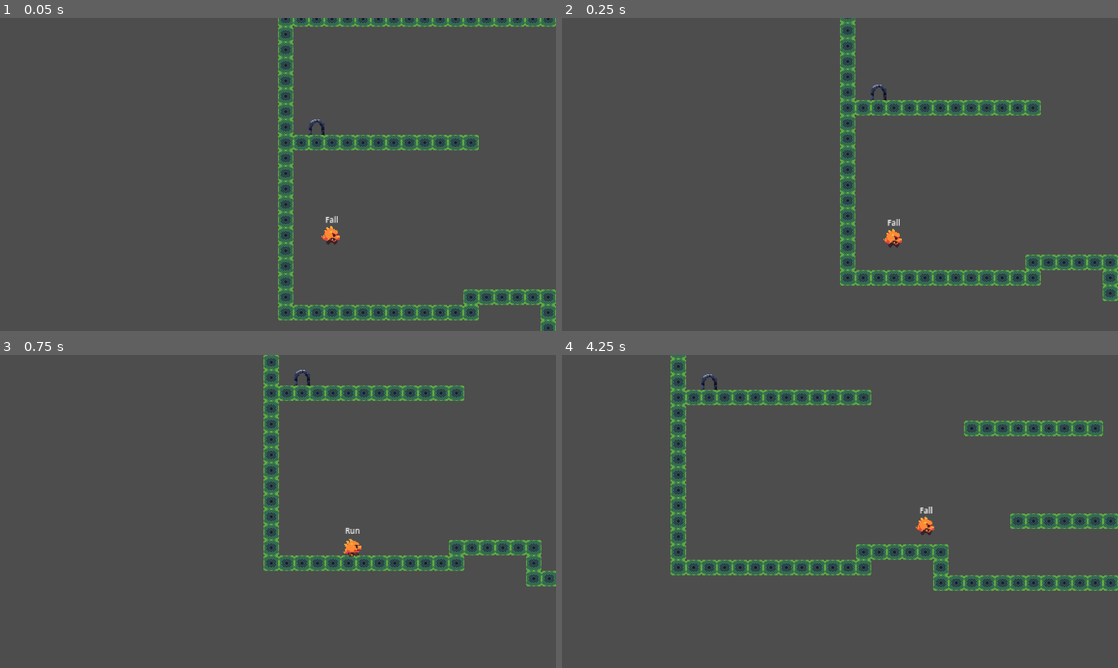
Above: before the commit, frames 1-4 (two rows, left to right).
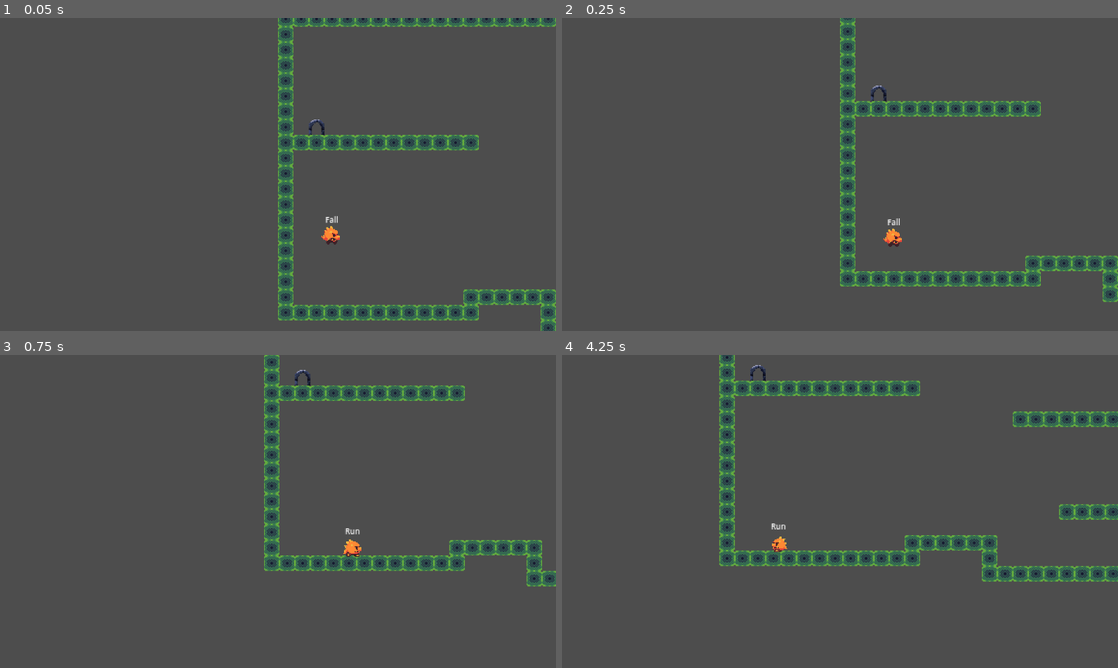
Above: after the commit, the same moments.

Repository: 2BytesGoat/ENV-DragonJump
Game: Godot game, scene res://main.tscn
Two runs of this game, one before a commit and one after it. Both use one fixed random seed, a clock stepped at 60 frames per second and the inputs below.
Inputs:
- Up to frame 1 (0.05 s): no input
- Up to frame 2 (0.25 s): no input
- Up to frame 3 (0.75 s): tap Enter (ui_accept) at 0.5 s; hold Enter (ui_accept) from 0.53 s (still down)
- Up to frame 4 (4.25 s): release Enter (ui_accept) at 1.28 s; tap Enter (ui_accept) at 1.35, 1.52, 1.82, 2.85, 3.02, 3.32 s; hold Enter (ui_accept) 2.03-2.78 s; hold Enter (ui_accept) from 3.53 s (still down)

Frame 1 is identical in both runs. In frame 2, 3.7% of the frame differs, in the area x 50-100%, y 0-91%; in frame 3, 1.6%; in frame 4, 15%, in the area x 19-100%, y 0-76%.
Error after the commit: Parse Error: Could not find base class "AIController2D". (res://src/player/PlayerAIController2D.gd:1)

Commit message:
added starter code for dragon jump ai

Diff:
--- a/project.godot
+++ b/project.godot
@@ -23,5 +23,4 @@
 [rendering]
 
 textures/canvas_textures/default_texture_filter=0
-renderer/rendering_method="gl_compatibility"
-renderer/rendering_method.mobile="gl_compatibility"
+textures/vram_compression/import_etc2_astc=true
--- a/src/player/Player.gd
+++ b/src/player/Player.gd
@@ -7,6 +7,7 @@
 @onready var animation_player = $AnimationPlayer
 @onready var sprite = $Sprite2D
 @onready var state_label = $StateLabel
+@onready var ai_controller = $AIController2D
 
 var modifiers = {}
 var started_walking = false
@@ -14,7 +15,18 @@
 var facing_direction = 1 # 1 is RIGHT -1 is LEFT
 var x_strength = 0
 var y_strength = 0
+var jump_action = false
+var player_jump_action = false
 
+
+func _ready() -> void:
+	ai_controller.init(self)
+
+func _input(event: InputEvent) -> void:
+	if event.is_action_pressed("ui_accept"):
+		player_jump_action = true
+	elif event.is_action_released("ui_accept"):
+		player_jump_action = false
 
 func _physics_process(delta: float) -> void:
 	var target_speed = Vector2(x_strength * facing_direction, y_strength) * MAX_SPEED
@@ -28,8 +40,24 @@
 
 	state_label.text = $StateMachine.state.name
 
+func get_jump_action() -> bool:
+	if ai_controller.heuristic == "model":
+		if ai_controller.done:
+			jump_action = false
+		return jump_action
+
+	return player_jump_action
+
+func set_jump_action(action: bool) -> void:
+	# it should only affect the player such that
+	# the character doesn't bunny hop whenever it touches the floor
+	player_jump_action = action
+
 func update_sprite_facing_direction() -> void:
 	sprite.scale.x = facing_direction
 
 func play_animation(animation_name: String) -> void:
 	animation_player.play(animation_name)
+
+func game_over() -> void:
+	pass
--- /dev/null
+++ b/src/player/PlayerAIController2D.gd
@@ -0,0 +1,55 @@
+extends AIController2D
+
+
+func _physics_process(_delta):
+	n_steps += 1
+	if n_steps >= reset_after:
+		done = true
+		needs_reset = true
+
+	if needs_reset:
+		_player.game_over()
+
+func get_obs():
+	var goal_distance = 0.0
+	var goal_position = Vector3.ZERO
+	if _player.next == 0:
+		goal_distance = _player.position.distance_to(_player.first_jump_pad.position)
+		goal_position = _player.first_jump_pad.global_position
+
+	if _player.next == 1:
+		goal_distance = _player.position.distance_to(_player.second_jump_pad.position)
+		goal_position = _player.second_jump_pad.global_position
+
+
+	var goal_vector = _player.to_local(goal_position).normalized()
+
+	goal_distance = clamp(goal_distance, 0.0, 20.0)
+	var obs = []
+	obs.append_array(
+		[
+			_player.move_vec.x / _player.MOVE_SPEED,
+			_player.move_vec.y / _player.MAX_FALL_SPEED,
+			_player.move_vec.z / _player.MOVE_SPEED
+		]
+	)
+	obs.append_array([goal_distance / 20.0, goal_vector.x, goal_vector.y, goal_vector.z])
+	obs.append(_player.grounded)
+	obs.append_array(_player.raycast_sensor.get_observation())
+
+	return {
+		"obs": obs,
+	}
+
+func set_action(action):
+	_player.jump_action = action["jump"][0] > 0
+
+func get_action_space():
+	return {
+		"jump": {"size": 1, "action_type": "continuous"},
+	}
+
+func get_reward():
+	var current_reward = reward
+	reward = 0  # reset the reward to zero checked every decision step
+	return current_reward
--- a/src/player/Walled.gd
+++ b/src/player/Walled.gd
@@ -15,11 +15,6 @@
 	owner.modifiers["walled"] = {"velocity": Vector2(-0.01, 1)}
 	owner.play_animation(self.name)
 
-
-func handle_input(event: InputEvent) -> void:
-	if event.is_action_pressed("ui_accept"):
-		state_machine.transition_to("Jump")
-
 func physics_update(delta: float) -> void:
 	time = min(time + delta, 1)
 	owner.y_strength = y_curve.sample(time)
@@ -29,6 +24,8 @@
 		state_machine.transition_to("Idle")
 	elif not owner.is_on_wall():
 		state_machine.transition_to("Fall")
+	elif owner.get_jump_action():
+		state_machine.transition_to("Jump")
 
 func exit() -> void:
 	owner.x_strength = 0
--- a/src/player/player.tscn
+++ b/src/player/player.tscn
@@ -8,6 +8,7 @@
 [ext_resource type="Script" path="res://src/player/states/Jump.gd" id="6_06vee"]
 [ext_resource type="Script" path="res://src/player/states/Fall.gd" id="7_lbbdt"]
 [ext_resource type="Script" path="res://src/player/Walled.gd" id="8_si0im"]
+[ext_resource type="Script" path="res://src/player/PlayerAIController2D.gd" id="9_7xpes"]
 
 [sub_resource type="RectangleShape2D" id="RectangleShape2D_7b4j3"]
 size = Vector2(16, 16)
@@ -129,13 +130,13 @@
 point_count = 2
 
 [sub_resource type="Curve" id="Curve_8pxgt"]
-_data = [Vector2(0, 0), 0.0, 0.0, 0, 0, Vector2(0.0841584, 1), 0.0, 0.0, 0, 0]
+_data = [Vector2(0, 0), 0.0, 0.0, 0, 0, Vector2(0.0990712, 1), 0.0, 0.0, 0, 0]
 point_count = 2
 
 [sub_resource type="Curve" id="Curve_rp7d2"]
 min_value = -1.5
 max_value = 0.0
-_data = [Vector2(0, -1.3), 0.0, 0.0, 0, 0, Vector2(0.674923, 0), 0.0, 0.0, 0, 0]
+_data = [Vector2(0, -1.25), 0.0, 0.0, 0, 0, Vector2(0.674923, 0), 0.0, 0.0, 0, 0]
 point_count = 2
 
 [sub_resource type="Curve" id="Curve_6p0vx"]
@@ -196,6 +197,9 @@
 [node name="Walled" type="Node" parent="StateMachine"]
 script = ExtResource("8_si0im")
 y_curve = SubResource("Curve_6p0vx")
+
+[node name="AIController2D" type="Node2D" parent="."]
+script = ExtResource("9_7xpes")
 
 [node name="Camera2D" type="Camera2D" parent="."]
 zoom = Vector2(2, 2)
--- a/src/player/states/Idle.gd
+++ b/src/player/states/Idle.gd
@@ -14,6 +14,8 @@
 		state_machine.transition_to("Run")
 
 func handle_input(event: InputEvent) -> void:
+	if owner.started_walking:
+		return
 	if event.is_action_pressed("ui_accept"):
 		owner.started_walking = true
 		state_machine.transition_to("Run")
--- a/src/player/states/Jump.gd
+++ b/src/player/states/Jump.gd
@@ -16,22 +16,23 @@
 	owner.play_animation(self.name)
 	jump_timer.start()
 
-func handle_input(event: InputEvent) -> void:
-	if event.is_action_released("ui_accept"):
-		jump_timer.stop()
-		_on_jump_timer_timeout()
+func physics_update(delta: float) -> void:
+	time = min(time + delta, 1)
+	owner.y_strength = y_curve.sample(time)
 
-func physics_update(delta: float) -> void:
 	if owner.is_on_wall():
 		was_on_wall = true
 	if was_on_wall and not owner.is_on_wall() and time == 1:
 		jump_timer.stop()
 		state_machine.transition_to("Run")
-	time = min(time + delta, 1)
-	owner.y_strength = y_curve.sample(time)
+
+	if not owner.get_jump_action():
+		jump_timer.stop()
+		_on_jump_timer_timeout()
 
 func _on_jump_timer_timeout() -> void:
 	if owner.is_on_wall():
 		state_machine.transition_to("Walled")
 	else:
 		state_machine.transition_to("Fall")
+	owner.set_jump_action(false)
--- a/src/player/states/Run.gd
+++ b/src/player/states/Run.gd
@@ -11,11 +11,6 @@
 	owner.x_strength = x_curve.sample(time)
 	owner.play_animation(self.name)
 
-func handle_input(event: InputEvent) -> void:
-	if event.is_action_pressed("ui_accept"):
-		coyotee_timer.stop()
-		state_machine.transition_to("Jump")
-
 func physics_update(delta: float) -> void:
 	time = min(time + delta, 1)
 	owner.x_strength = x_curve.sample(time)
@@ -25,5 +20,9 @@
 		time = 0.0
 		owner.facing_direction *= -1
 
+	if owner.get_jump_action():
+		coyotee_timer.stop()
+		state_machine.transition_to("Jump")
+
 func _on_coyotee_timer_timeout() -> void:
 	state_machine.transition_to("Fall")
--- a/src/scenes/exit.tscn
+++ b/src/scenes/exit.tscn
@@ -6,7 +6,15 @@
 atlas = ExtResource("1_83308")
 region = Rect2(16, 16, 16, 16)
 
+[sub_resource type="RectangleShape2D" id="RectangleShape2D_lqm6i"]
+size = Vector2(16, 16)
+
 [node name="Exit" type="Node2D"]
 
 [node name="Tileset" type="Sprite2D" parent="."]
 texture = SubResource("AtlasTexture_eb3hs")
+
+[node name="Area2D" type="Area2D" parent="."]
+
+[node name="CollisionShape2D" type="CollisionShape2D" parent="Area2D"]
+shape = SubResource("RectangleShape2D_lqm6i")
Not shown, added: export_presets.cfg
Not shown: 1 places in src/player/player.tscn that only renumber resources
Not shown: 1 places in src/scenes/exit.tscn that only renumber resources
